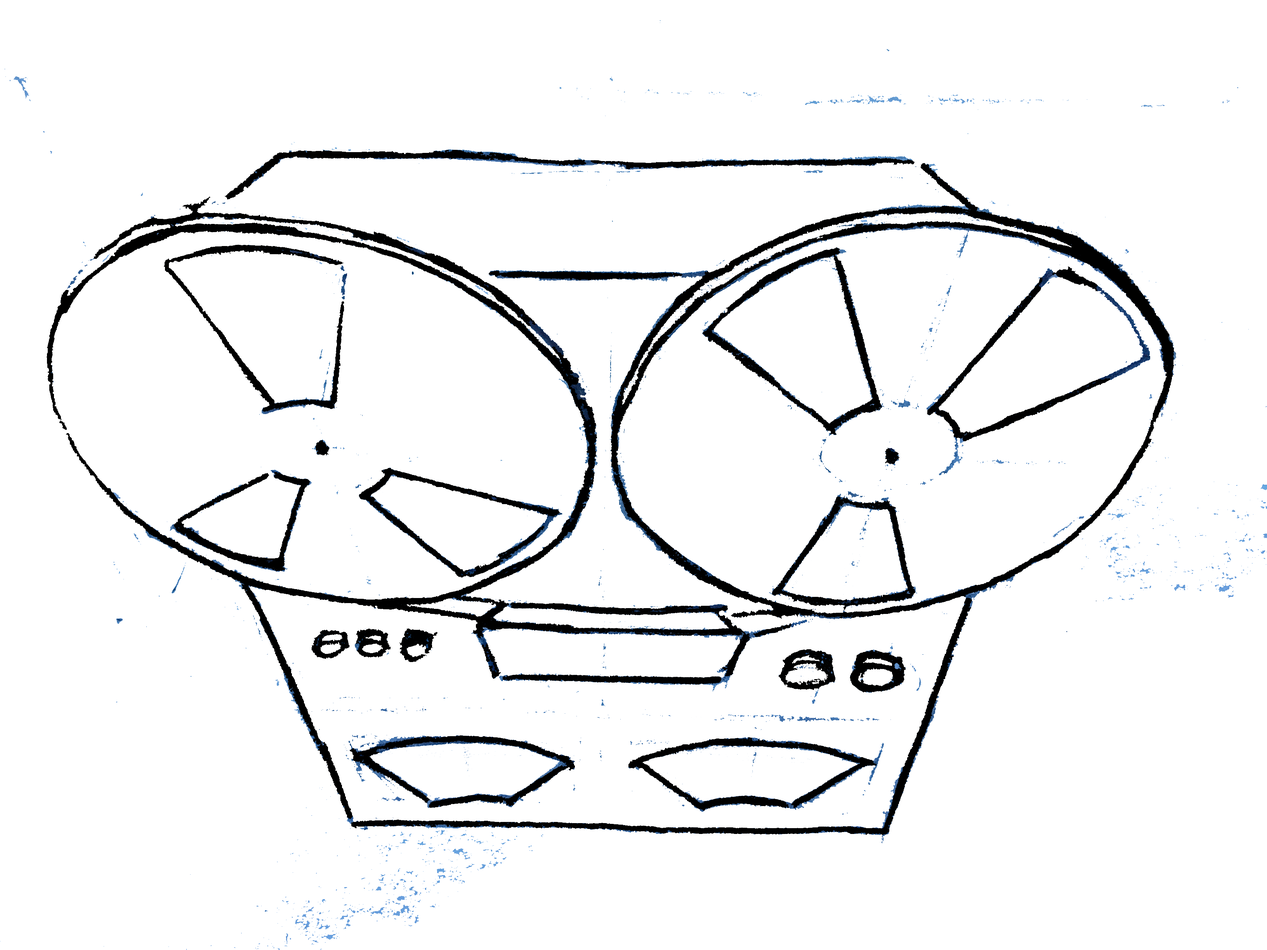
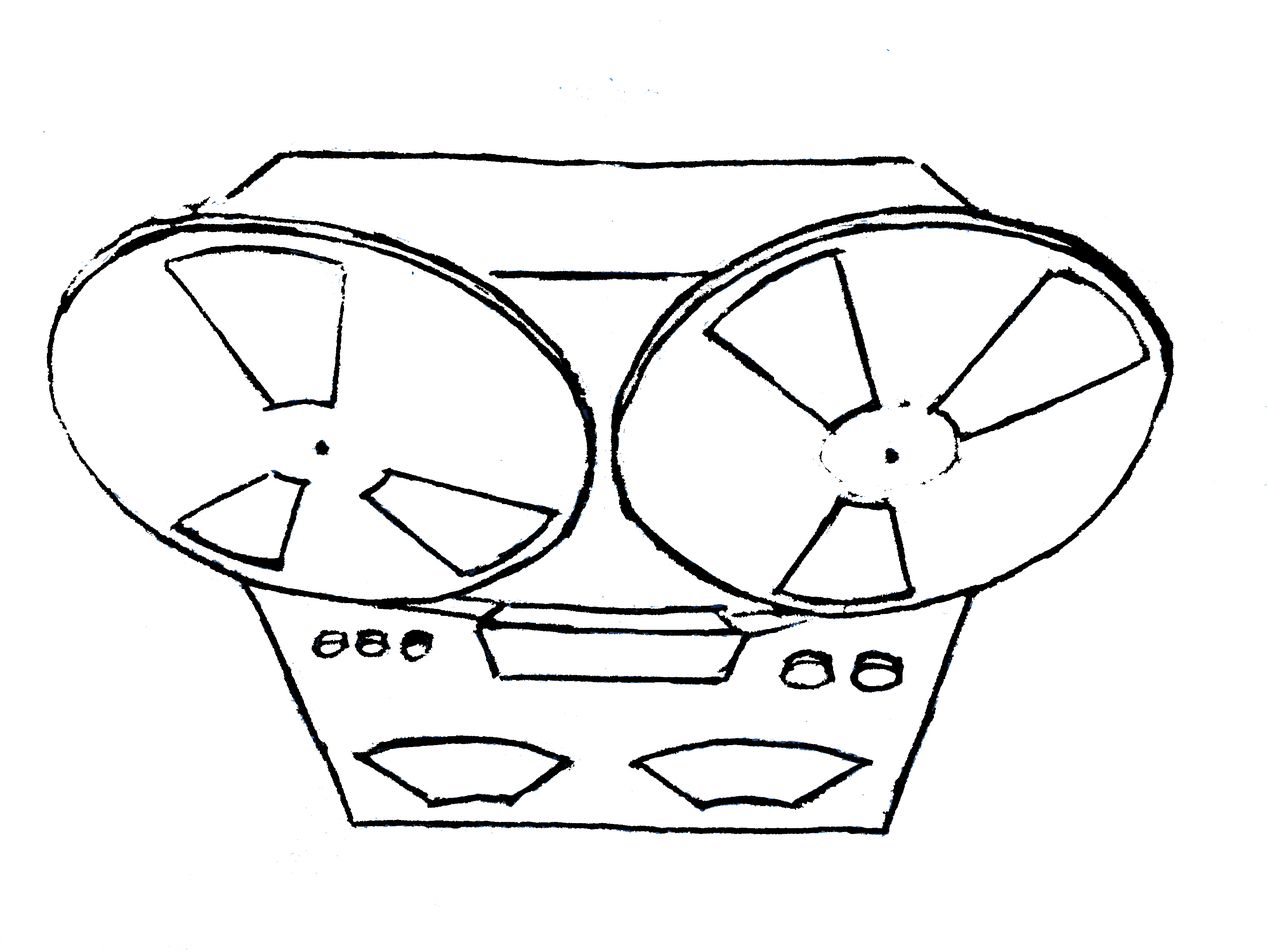
Before/after of a 1267x950 layered artwork. What changed in the layer stack:
painted on "Layer 0" over (4, 68, 1267, 950)
